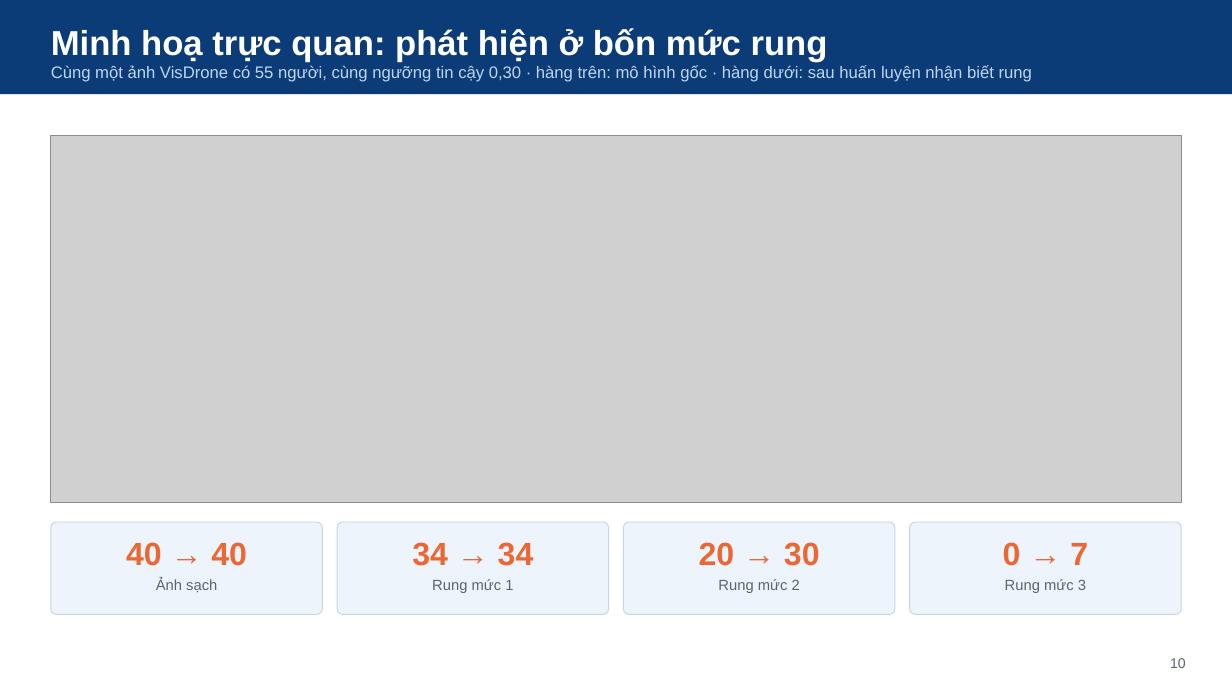
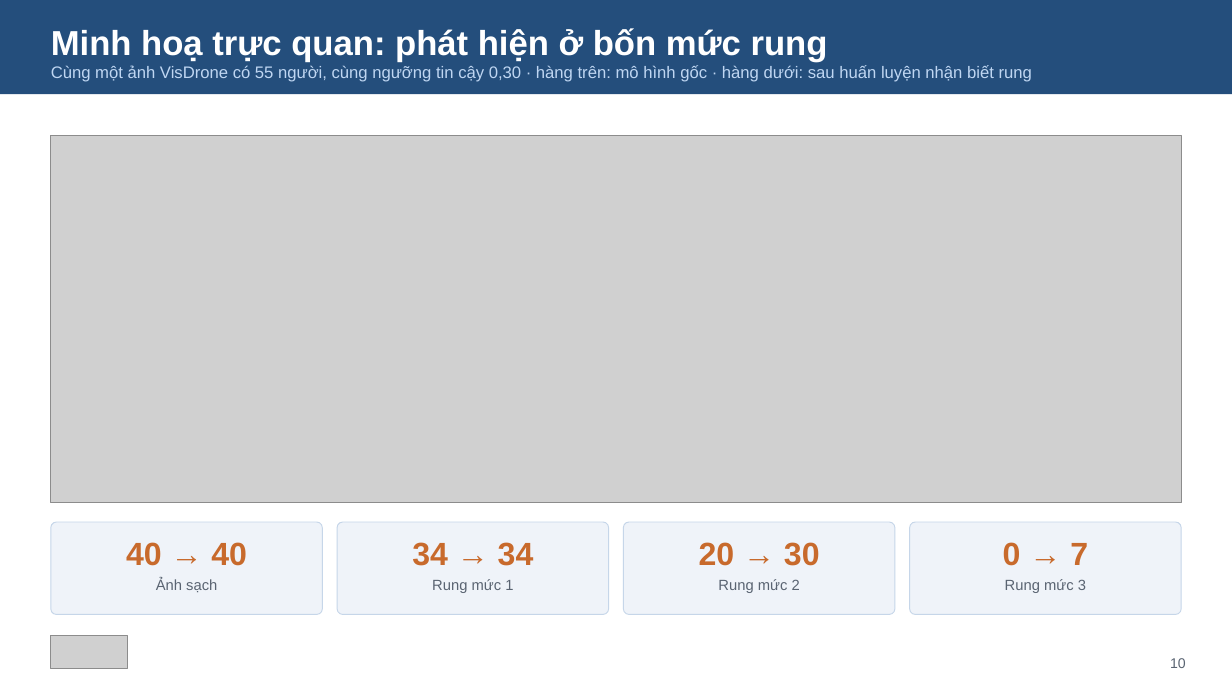
Before and after one commit to NhanHuynh2006/Drone_Following, a slide deck: slide 10 of nckh_SV2026-474/slides/SteadyDet-N_nghiem_thu_nhe.pptx. Drawn at 1232x693 pixels with LibreOffice and Linux fonts; fonts in the diff are those of the drawing; grey boxes stand for pictures. Boxes give left, top, right and bottom in pixels: in the first picture for what was removed or moved away, otherwise in the second. Text is boxed around its words. In the diff, an @@ line names an element or a change of style, - is before the commit and + after.

```diff
--- a/nckh_SV2026-474/slides/SteadyDet-N_nghiem_thu_nhe.pptx
+++ b/nckh_SV2026-474/slides/SteadyDet-N_nghiem_thu_nhe.pptx
@@ rectangle "Minh hoạ trực quan: phát ..." at <box>0,0,1232,94</box>: fill #0B3C78 to #244E7C @@
@@ fill #EEF4FC to #EFF3F9; outline #C8D4E4 0.75 pt to #C6D6E9 0.75 pt in 4 elements at <box>337,522,609,615</box>, <box>624,522,896,615</box>, <box>909,522,1181,615</box>, <box>51,522,323,615</box> @@
@@ text colour #EB6834 to #C86A2C in 4 elements at <box>126,542,247,566</box>, <box>412,542,534,566</box>, <box>699,542,820,566</box>, <box>1003,542,1088,566</box> @@
@@ picture added at <box>51,636,128,669</box> @@
```
Also in this commit, not shown: 24 other slides changed, 23 other files.
